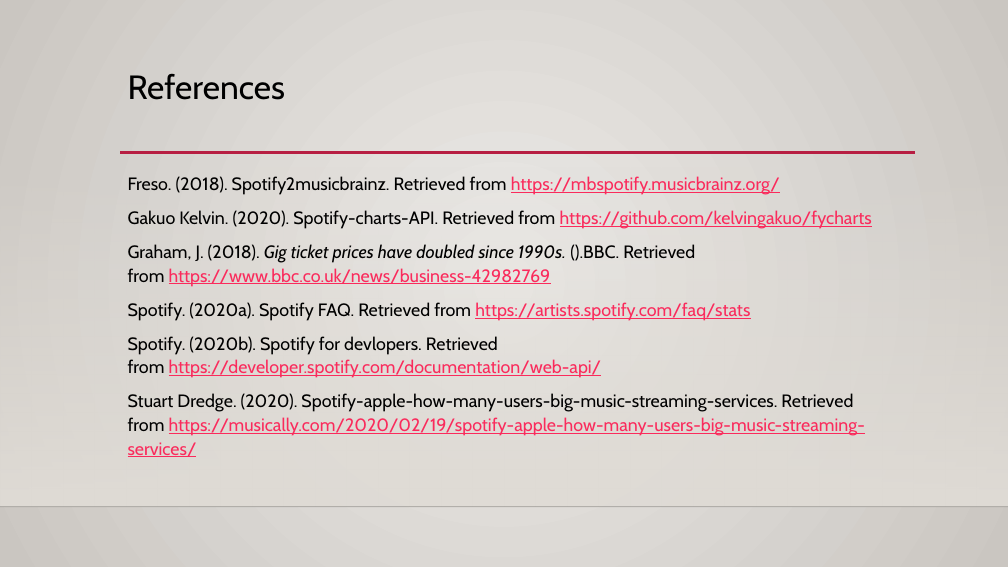
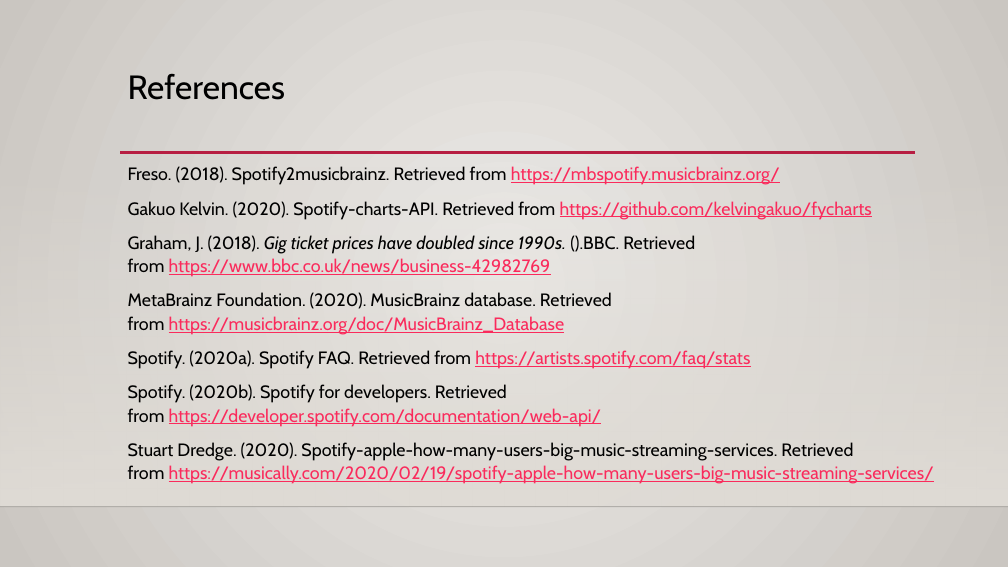
Before and after one commit to mahyarshu/Gigalytics, a slide deck: slide 73 of documents/Presentation/Innovators.pptx. Drawn at 1008x567 pixels with LibreOffice and Linux fonts; fonts in the diff are those of the drawing; background and template pictures are left out. Boxes give left, top, right and bottom in pixels: in the first picture for what was removed or moved away, otherwise in the second. Text is boxed around its words. In the diff, an @@ line names an element or a change of style, - is before the commit and + after.

```diff
--- a/documents/Presentation/Innovators.pptx
+++ b/documents/Presentation/Innovators.pptx
@@ text "Freso. (2018). Spotify2musicbrainz. Retrieved from ...": place and size @@
-text "Freso. (2018). Spotify2musicbrainz. Retrieved from ..." at box(128, 176, 872, 457)
+text "Freso. (2018). Spotify2musicbrainz. Retrieved from ..." at box(128, 166, 934, 484)
@@ text at box(128, 292, 612, 335): paragraph added @@
+MetaBrainz Foundation. (2020). MusicBrainz database. Retrieved from https://musicbrainz.org/doc/MusicBrainz_Database
@@ text at box(128, 384, 602, 427): text changed @@
-Spotify. (2020b). Spotify for devlopers. Retrieved from https://developer.spotify.com/documentation/web-api/
+Spotify. (2020b). Spotify for developers. Retrieved from https://developer.spotify.com/documentation/web-api/
```
